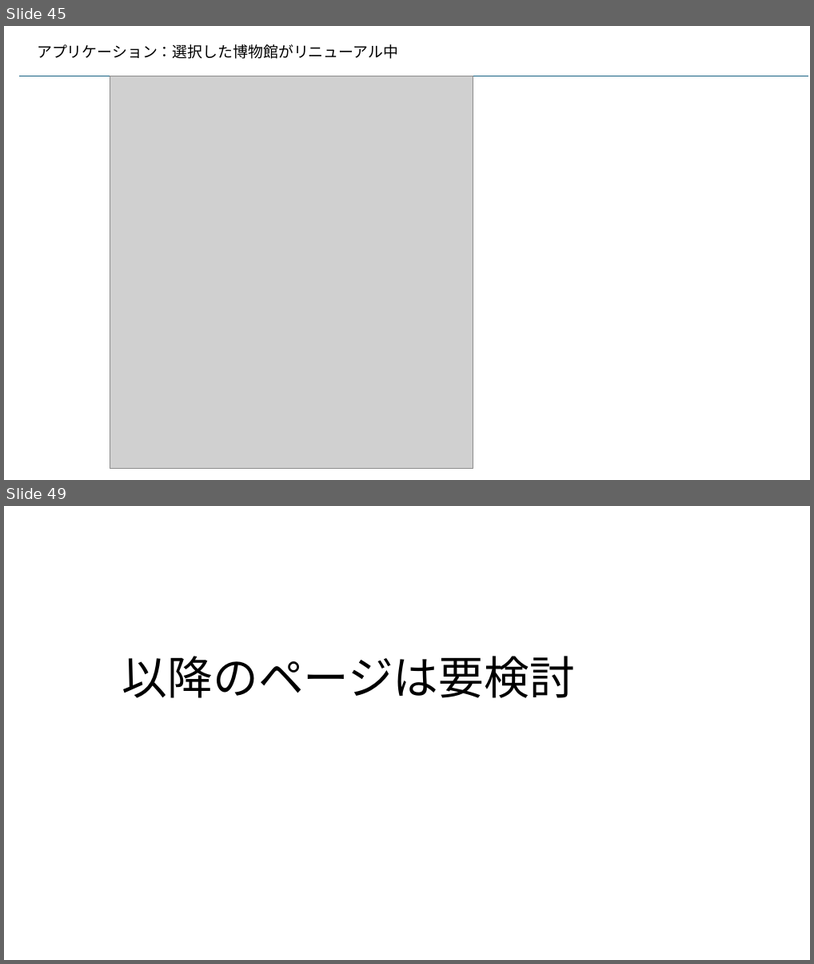
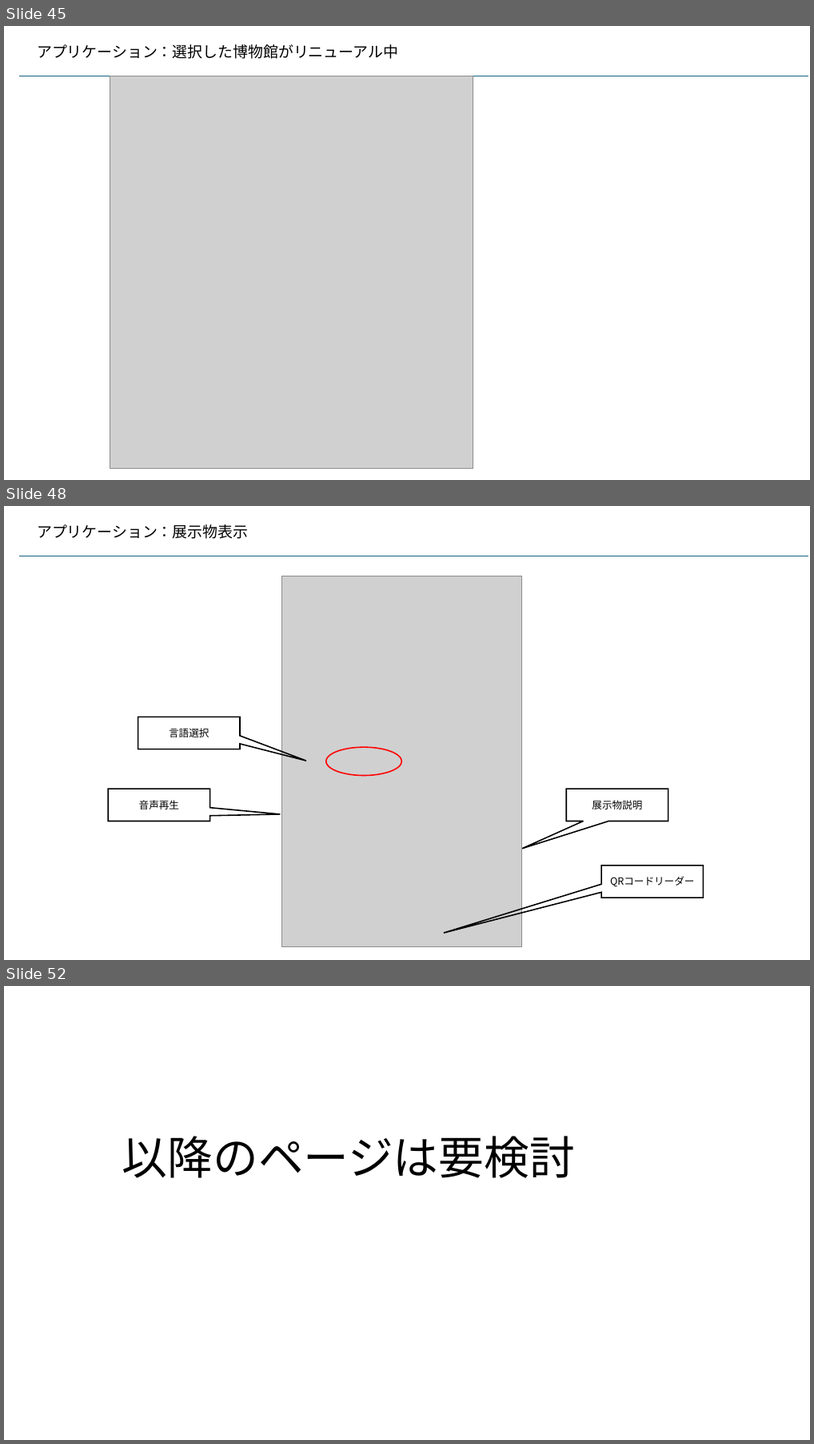
Before and after one commit to kaze-lab/museum_app_proj, a slide deck: 展示物アプリ仕様.pptx. Shown one above the other, each under a label of ours: slides 45 and 49 before the commit, slides 45, 48 and 52 after it; the slides between them are not shown. The pictures are 814x964 and 814x1444 pixels, drawn with LibreOffice and Linux fonts; fonts in the diff are those of the drawing; grey boxes stand for pictures. Boxes give left, top, right and bottom in pixels: in the first picture for what was removed or moved away, otherwise in the second. Text is boxed around its words. In the diff, an @@ line names an element or a change of style, - is before the commit and + after.

Commit message:
QRコード作成前まで完成

```diff
--- a/展示物アプリ仕様.pptx
+++ b/展示物アプリ仕様.pptx
@@ slide 48 added at (x1=4, y1=506, x2=810, y2=960), background #FFFFFF @@
@@ text added at (x1=37, y1=524, x2=248, y2=539), 18 pt, text #000000 @@
+アプリケーション：展示物表示
@@ line added from (19, 556) to (809, 556), #156082 1.5 pt @@
@@ picture added at (x1=282, y1=576, x2=522, y2=947) @@
@@ speech box added at (x1=138, y1=716, x2=240, y2=748), outline #000000 1.5 pt, 12 pt, text #000000 @@
+言語選択
@@ ellipse added at (x1=326, y1=747, x2=402, y2=776), outline #FF0000 1.5 pt @@
@@ speech box added at (x1=108, y1=788, x2=210, y2=820), outline #000000 1.5 pt, 12 pt, text #000000 @@
+音声再生
@@ speech box added at (x1=566, y1=788, x2=668, y2=820), outline #000000 1.5 pt, 12 pt, text #000000 @@
+展示物説明
@@ speech box added at (x1=602, y1=865, x2=703, y2=897), outline #000000 1.5 pt, 12 pt, text #000000 @@
+QRコードリーダー
@@ what was slide 49 is now slide 52 @@
```
Also in this commit, not shown: 2 other slides added, 4 other files.
